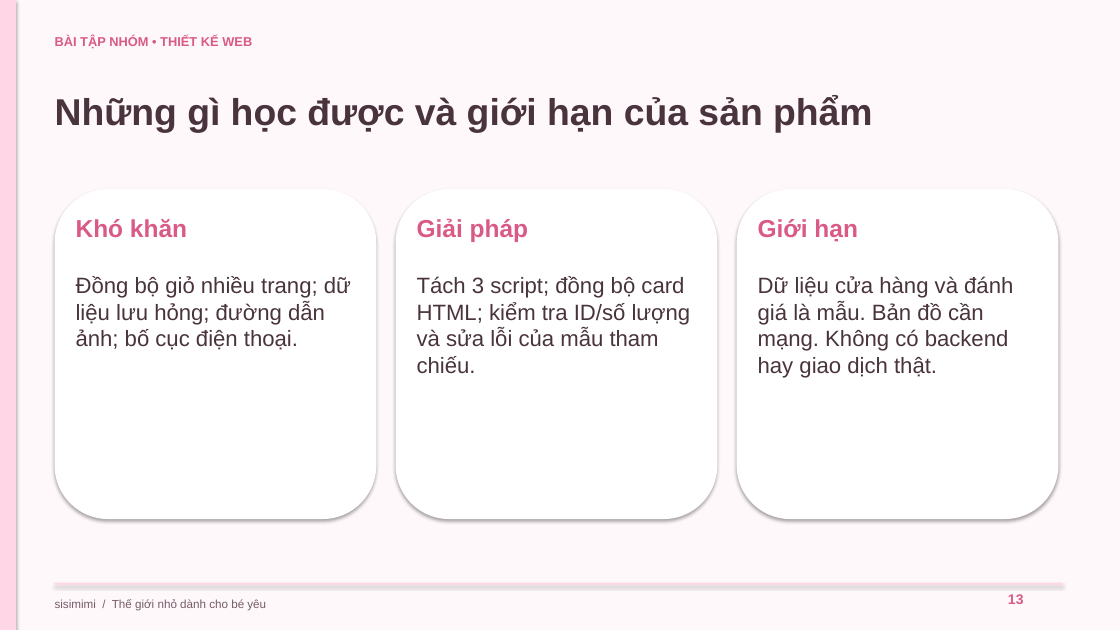
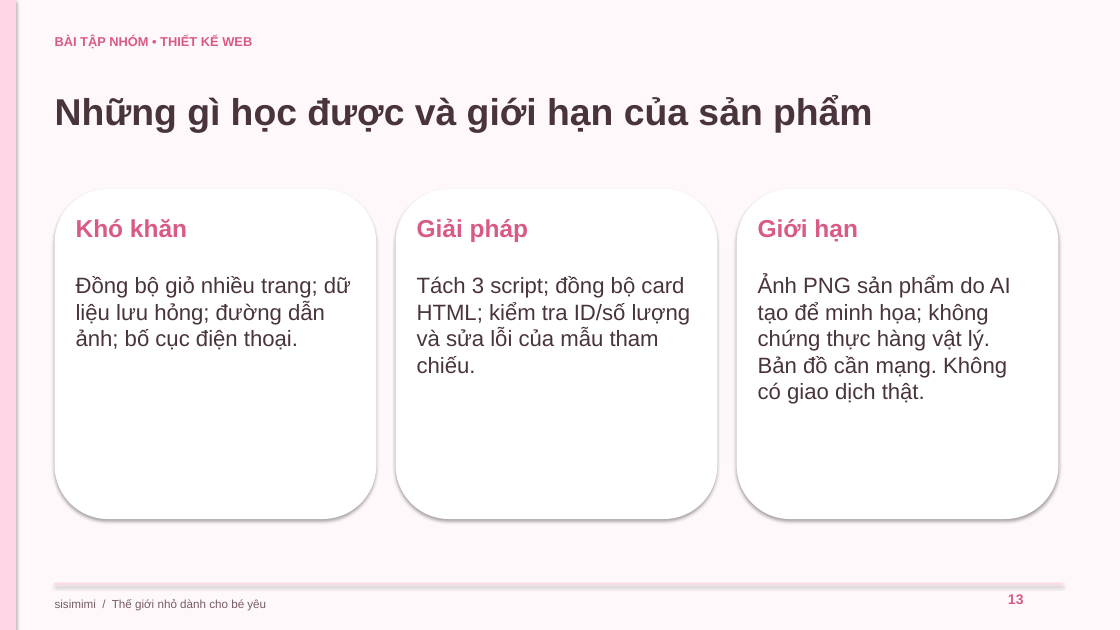
Before and after one commit to vuson141226-png/newskill, a slide deck: slide 13 of sisimimi/docs/BAO_CAO.pptx. Drawn at 1120x630 pixels with LibreOffice and Linux fonts; fonts in the diff are those of the drawing. Boxes give left, top, right and bottom in pixels: in the first picture for what was removed or moved away, otherwise in the second. Text is boxed around its words. In the diff, an @@ line names an element or a change of style, - is before the commit and + after.

```diff
--- a/sisimimi/docs/BAO_CAO.pptx
+++ b/sisimimi/docs/BAO_CAO.pptx
@@ text at (x1=758, y1=275, x2=1011, y2=404): text changed @@
-Dữ liệu cửa hàng và đánh giá là mẫu. Bản đồ cần mạng. Không có backend hay giao dịch thật.
+Ảnh PNG sản phẩm do AI tạo để minh họa; không chứng thực hàng vật lý. Bản đồ cần mạng. Không có giao dịch thật.
```
Also in this commit, not shown: 5 other slides changed, 58 other files.
